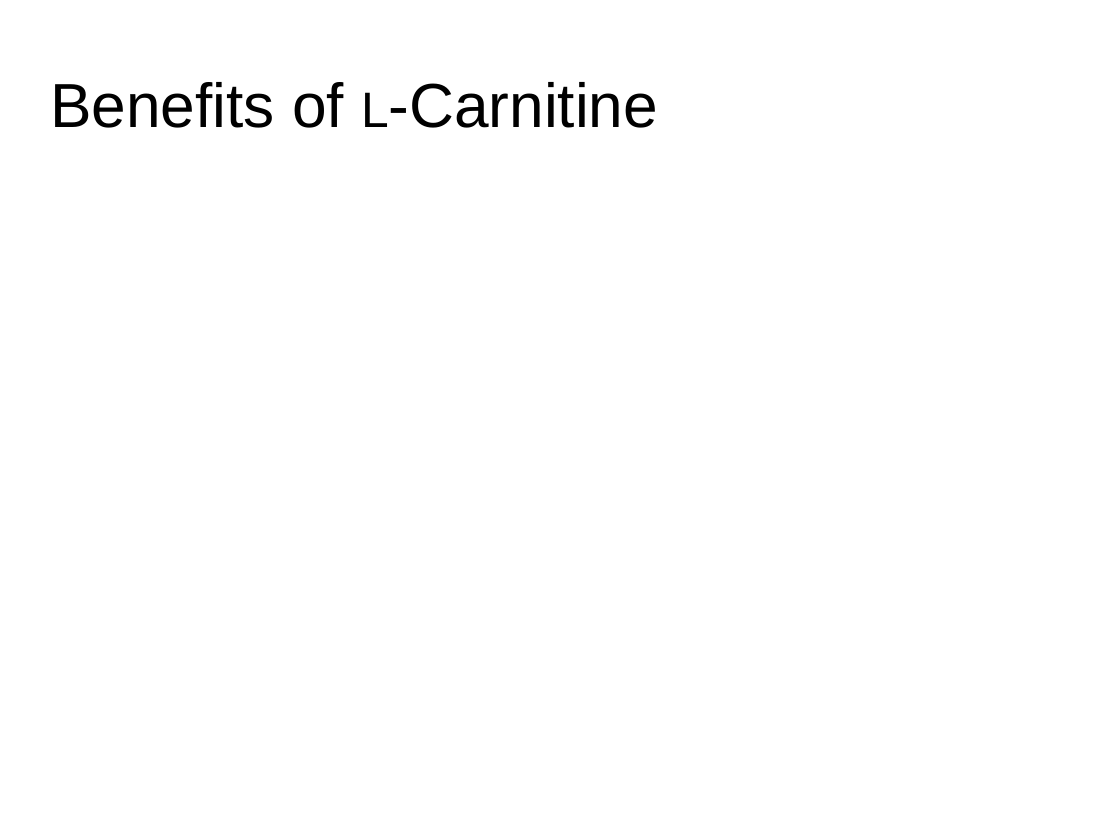
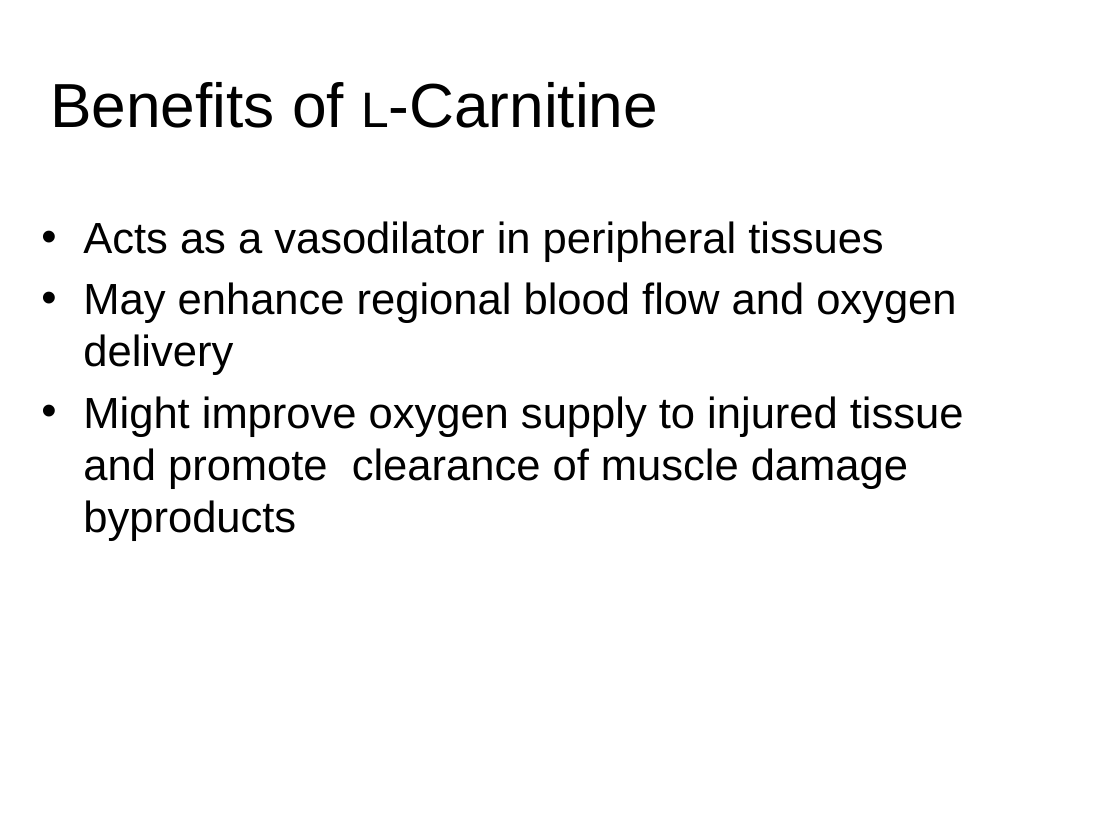
Before and after one commit to Chaos-Actual/1012, a slide deck: slide 11 of lecture notes ergogenic aids part 2 week 11.pptx. Drawn at 1120x840 pixels with LibreOffice and Linux fonts; fonts in the diff are those of the drawing. Boxes give left, top, right and bottom in pixels: in the first picture for what was removed or moved away, otherwise in the second. Text is boxed around its words. In the diff, an @@ line names an element or a change of style, - is before the commit and + after.

```diff
--- a/lecture notes ergogenic aids part 2 week 11.pptx
+++ b/lecture notes ergogenic aids part 2 week 11.pptx
@@ text added at [83, 221, 964, 541], 28 pt, text #000000 @@
+• Acts as a vasodilator in peripheral tissues
+• May enhance regional blood flow and oxygen delivery
+• Might improve oxygen supply to injured tissue and promote clearance of muscle damage byproducts
```
Also in this commit, not shown: 18 other slides changed.
